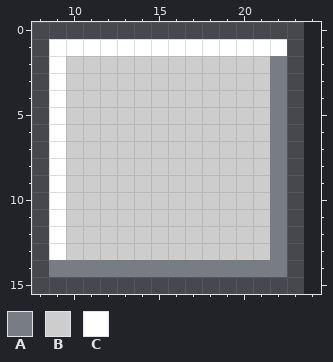
Edited in one commit: pixel-art file (ProjectFiles/Art/switch_on.aseprite). The picture above was drawn from the file before the commit.
16x48 pixels, 1 frame. Shown: x 8..24, y 0..15. The old version is drawn lined up with the new one, on the new canvas.
Palette (. is transparent): A #787d84  B #cecdcd  C #ffffff
Pixels before, first column x 9:
 1 CCCCCCCCCCCCCC
 2 CBBBBBBBBBBBBA
 3 CBBBBBBBBBBBBA
 4 CBBBBBBBBBBBBA
 5 CBBBBBBBBBBBBA
 6 CBBBBBBBBBBBBA
 7 CBBBBBBBBBBBBA
 8 CBBBBBBBBBBBBA
 9 CBBBBBBBBBBBBA
10 CBBBBBBBBBBBBA
11 CBBBBBBBBBBBBA
12 CBBBBBBBBBBBBA
13 CBBBBBBBBBBBBA
14 AAAAAAAAAAAAAA
Once edited:
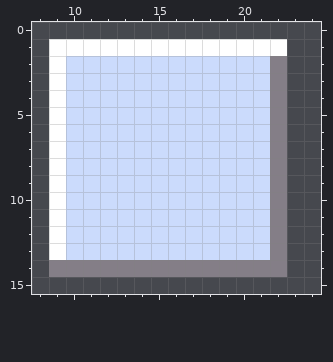
The exact change:
canvas 16x48 -> 32x48, the old top-left corner now at 8,0
colour A: #787d84 -> #847e87
colour B: #cecdcd -> #cbdbfc
Changed places in both pictures, as pixel boxes (x1, y1, x2, y2):
changed: (49, 56, 287, 277)
